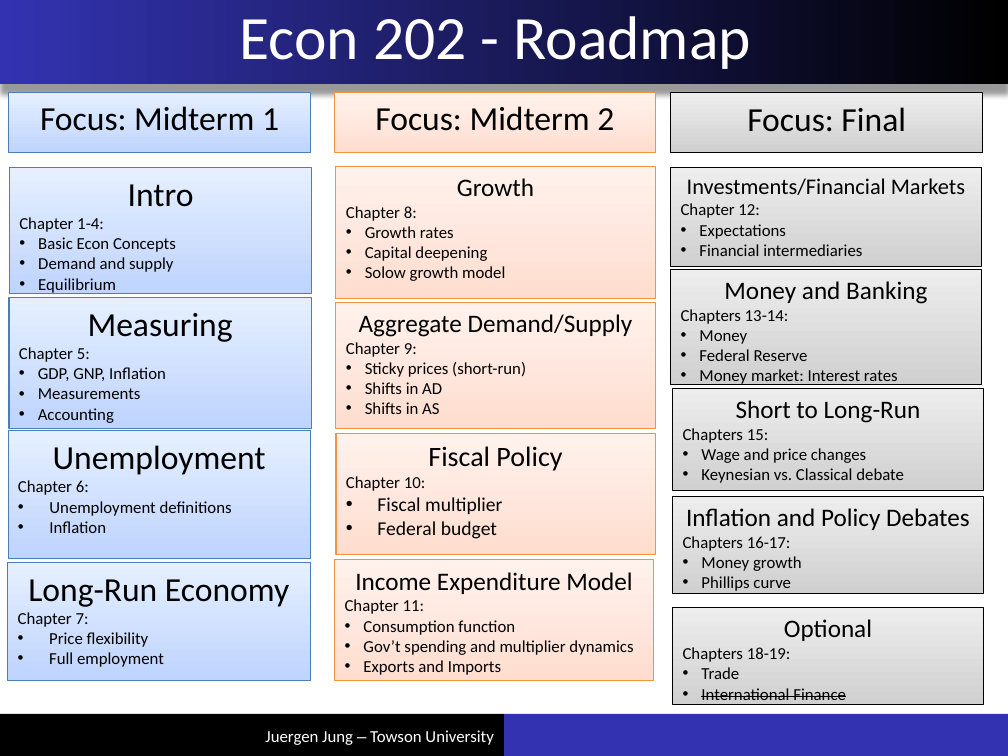
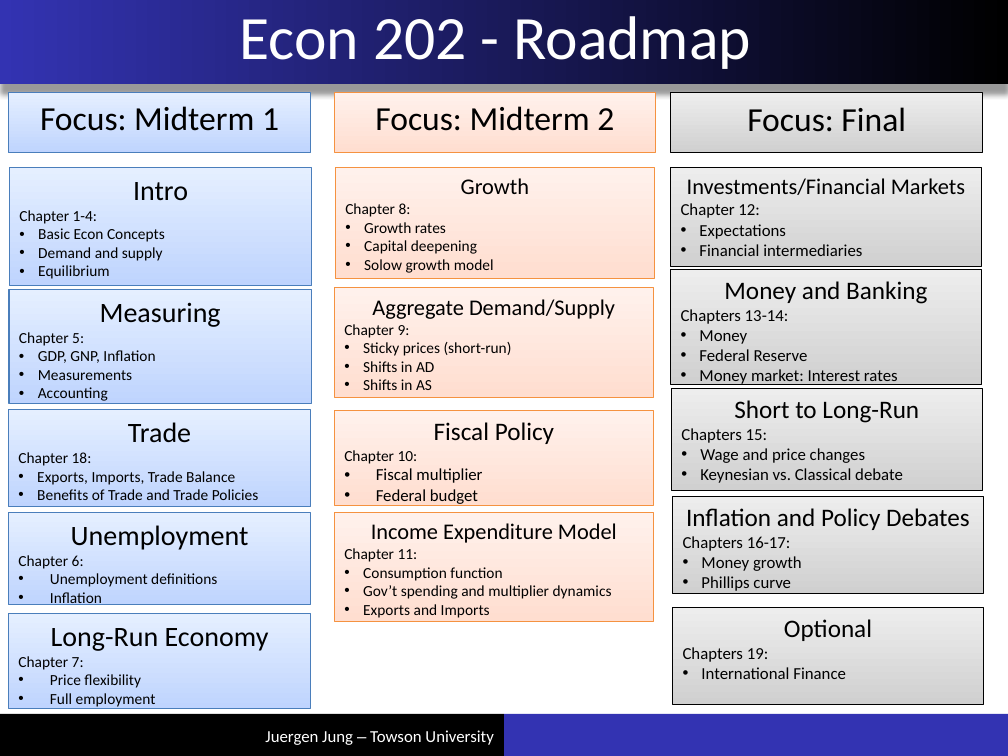
Before and after one commit to juejung/juejung.github.io, a slide deck: slide 1 of jdocs/Macro1/Chapter0_Roadmap.pptx. Drawn at 1008x756 pixels with LibreOffice and Linux fonts; fonts in the diff are those of the drawing. Boxes give left, top, right and bottom in pixels: in the first picture for what was removed or moved away, otherwise in the second. Text is boxed around its words. In the diff, an @@ line names an element or a change of style, - is before the commit and + after.

Commit message:
trade slides

```diff
--- a/jdocs/Macro1/Chapter0_Roadmap.pptx
+++ b/jdocs/Macro1/Chapter0_Roadmap.pptx
@@ rectangle "Intro": place and size @@
-rectangle "Intro" at (9, 167, 311, 293)
+rectangle "Intro" at (9, 167, 311, 285)
@@ rectangle "Intro" at (9, 167, 311, 285): size 24 to 20 pt in "Intro"; size 12 to 11 pt @@
@@ rectangle "Growth": place and size @@
-rectangle "Growth" at (336, 166, 655, 298)
+rectangle "Growth" at (336, 167, 655, 278)
@@ rectangle "Growth" at (336, 167, 655, 278): size 18 to 16 pt in "Growth"; size 12 to 11 pt in "Chapter 8:", "Growth rates", "Capital deepening", "Solow growth model" @@
@@ rectangle "Measuring": place and size @@
-rectangle "Measuring" at (9, 297, 311, 428)
+rectangle "Measuring" at (9, 289, 311, 403)
@@ rectangle "Measuring" at (9, 289, 311, 403): size 24 to 20 pt in "Measuring"; size 12 to 11 pt in "Chapter 5:", "GDP, GNP, Inflation", "Measurements", "Accounting" @@
@@ rectangle "Aggregate Demand/Supply": place and size @@
-rectangle "Aggregate Demand/Supply" at (336, 302, 655, 428)
+rectangle "Aggregate Demand/Supply" at (335, 288, 654, 398)
@@ rectangle "Aggregate Demand/Supply" at (335, 288, 654, 398): size 18 to 16 pt in "Aggregate Demand/Supply"; size 12 to 11 pt in "Chapter 9:", "Sticky prices (short-run)", "Shifts in AD", "Shifts in AS" @@
@@ rectangle added at (8, 409, 310, 506), fill gradient #BFD4FE to #E5EFFF, outline #4A7EBB 0.74 pt, 11 pt, text #000000 @@
+Trade
+Chapter 18:
+• Exports, Imports, Trade Balance
+• Benefits of Trade and Trade Policies
@@ rectangle "Fiscal Policy": place and size @@
-rectangle "Fiscal Policy" at (336, 433, 655, 554)
+rectangle "Fiscal Policy" at (335, 410, 654, 506)
@@ rectangle "Fiscal Policy" at (335, 410, 654, 506): size 20 to 18 pt in "Fiscal Policy"; size 12 to 11 pt in "Chapter 10:"; size 14 to 12 pt in "Fiscal multiplier", "Federal budget" @@
@@ rectangle "Unemployment": place and size @@
-rectangle "Unemployment" at (8, 431, 310, 559)
+rectangle "Unemployment" at (8, 512, 310, 605)
@@ rectangle "Unemployment" at (8, 512, 310, 605): size 24 to 20 pt in "Unemployment"; size 12 to 11 pt in "Chapter 6:", "Unemployment definitions", "Inflation" @@
@@ rectangle "Income Expenditure Model": place and size @@
-rectangle "Income Expenditure Model" at (335, 559, 654, 680)
+rectangle "Income Expenditure Model" at (335, 512, 654, 621)
@@ rectangle "Income Expenditure Model" at (335, 512, 654, 621): size 18 to 16 pt in "Income Expenditure Model"; size 12 to 11 pt in "Chapter 11:", "Consumption function", "Gov’t spending and multiplier dynamics", "Exports and Imports" @@
@@ rectangle "Long-Run Economy": place and size @@
-rectangle "Long-Run Economy" at (8, 562, 310, 680)
+rectangle "Long-Run Economy" at (8, 613, 310, 709)
@@ rectangle "Long-Run Economy" at (8, 613, 310, 709): size 24 to 20 pt in "Long-Run Economy"; size 12 to 11 pt in "Chapter 7:", "Price flexibility", "Full employment" @@
@@ text in rectangle at (683, 647, 769, 662): text changed @@
-Chapters 18-19:
-• Trade
+Chapters 19:
@@ text in rectangle at (701, 667, 846, 679): strikethrough off in "International Finance" @@
```
Also in this commit, not shown: 1 other file.
